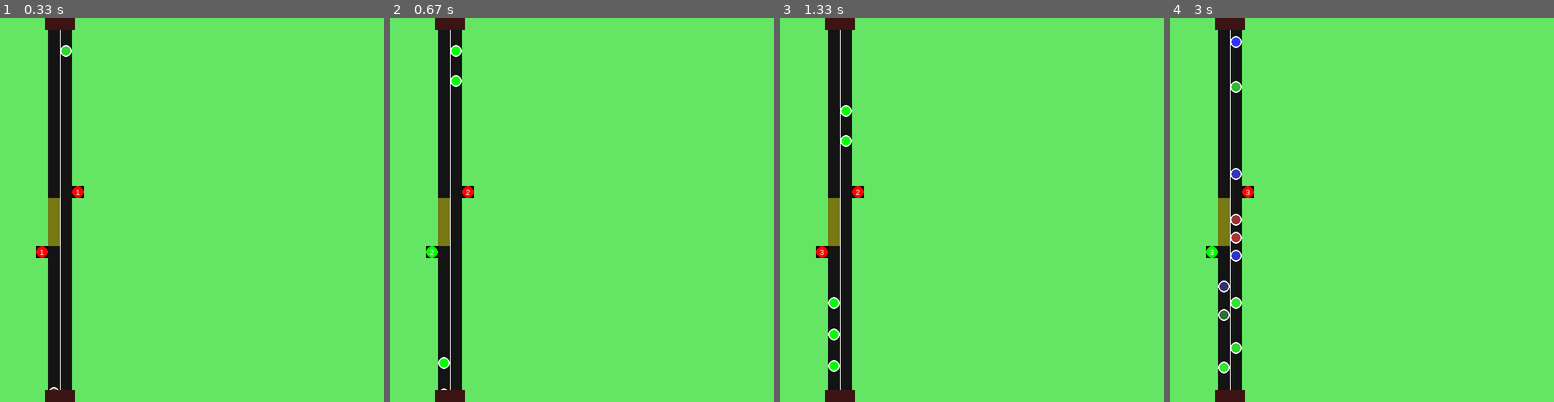
Above: before the commit, frames 1-4 (left to right).
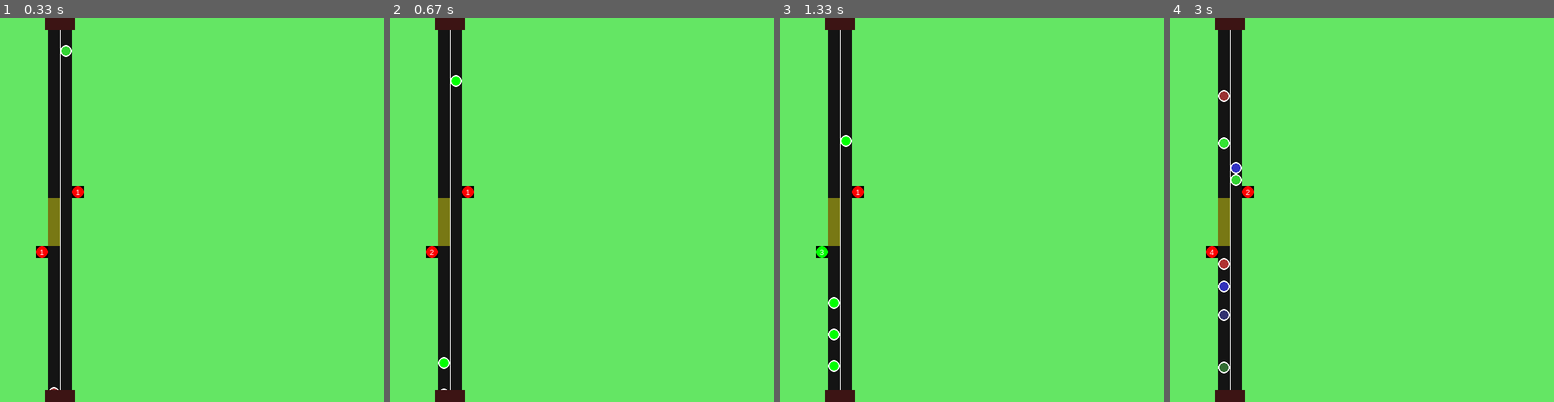
Above: after the commit, the same moments.

Repository: mitgobla/Traffic-Improvement
Game: pygame game, started from PyGame Demonstration/pygame_demonstration.py
The game is run twice, just before and just after one commit, with the same random seed, the same clock (stepped at 60 frames per second) and the same inputs.
Inputs:
- Up to frame 1 (0.33 s): no input
- Up to frame 2 (0.67 s): tap Space at 0.33 s
- Up to frame 3 (1.33 s): no input
- Up to frame 4 (3 s): tap Space at 1.73, 2.03, 2.23, 2.53, 2.8 s

Frame 1 is identical in both runs. In frame 2, 0.2% of the frame differs, in the area x 9-21%, y 7-63%; in frame 3, 0.2%; in frame 4, 1.1%, in the area x 9-21%, y 4-93%.

Commit message:
Changed waiting time colouring method

Diff:
--- a/PyGame Demonstration/pygame_demonstration.py
+++ b/PyGame Demonstration/pygame_demonstration.py
@@ -84,7 +84,7 @@
 
     def update(self):
         self.frame += 1
-        if self.frame == 32:
+        if self.frame == 64:
             self.current_colour = next(self.colours)
             # self.image.fill(self.current_colour, rect=self.rect)
             self.frame = 0
@@ -156,8 +156,8 @@
         if self.env.current_viewmode == "waiting":
             if self.stopped and self.frame < 253:
                 self.frame += 2
-            elif not self.stopped and self.frame > 1:
-                self.frame -= 2
+            # elif not self.stopped and self.frame > 1:
+            #     self.frame -= 2
 
             # if self.frame > 255:
             #     self.frame = 255
@@ -288,7 +288,7 @@
                     self.env.add_vehicle(vehicle, "northbound")
                     can_spawn_northbound = 16
             else:
-                if random.random() < 0.120 and can_spawn_southbound == 0 and len(self.env.vehicles["southbound"]) <= 13:
+                if random.random() < 0.060 and can_spawn_southbound == 0 and len(self.env.vehicles["southbound"]) <= 13:
                     vehicle = Vehicle(self.env, self.vehicle_group,
                                       self.secure_random.random(), "southbound")
                     self.vehicle_group.add(vehicle)
